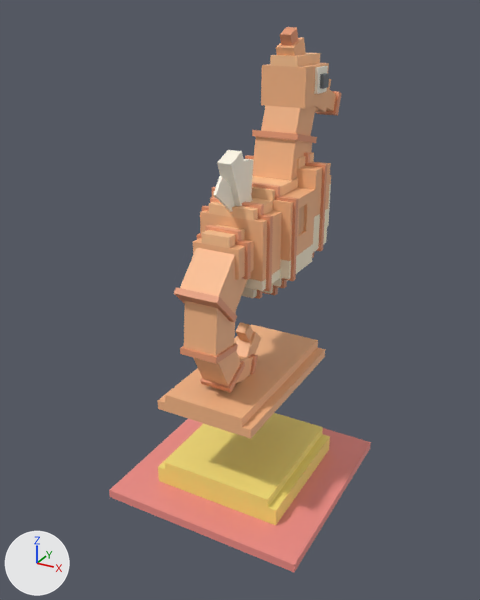
The glTF model art/creatures/Seahorse/tiers/game/T1/SeahorseTrainer1.glb as it was, and as the next commit left it.
The view is the same before and after, from a 50 mm camera at (12.2, -24.9, 10.5) aimed at (-0.8, -1.1, -1.4). Arrows for +X, +Y and +Z are at lower left; the lights stay in place. The first picture is the older version. Where no turn or scale is listed for an object, it has been applied to the vertices.

Names of what the first picture shows: 'Body', 'Fin', 'Head', 'Plate', 'Stand', 'T1', 'T2', 'T3' and 3 more.
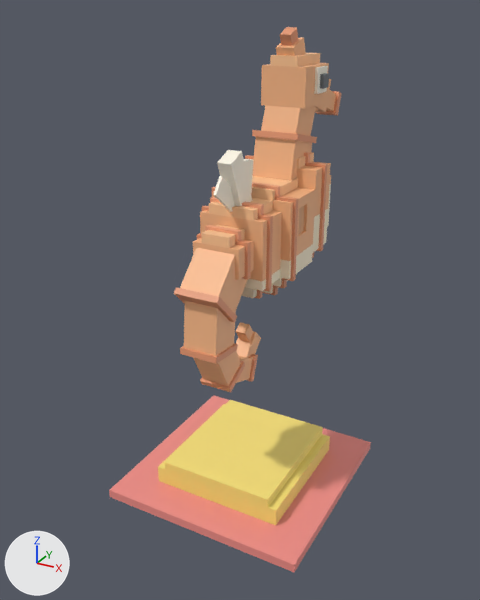
The change, as JSON lines over the scene's bpy script:
```json
{"op": "remove", "block": "ob_plate", "code": ["ob_plate = bpy.data.objects.new('Plate', me_plate)", "ob_plate.location = (0.0, -1.93, -4.9)"]}
```

Pixel boxes [x1, y1, x2, y2] of what changed, in the pictures (480 x 600 px):
```json
{"object": "Plate", "change": "deleted", "before": [158, 324, 325, 439], "on screen": "orange"}
```
